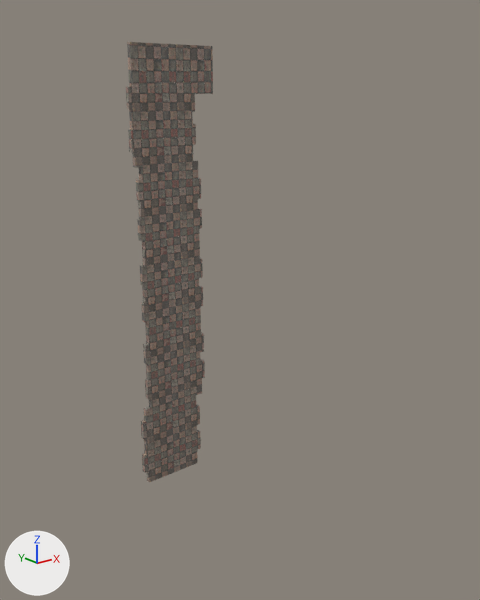
An edit to the Blender file assets/blender/seg1.blend, drawn before and after from the same camera.
The view is the same before and after, from a 50 mm lens placed at (-429.0, -676.0, -34.0), pointed at (18.0, -116.0, -258.0). Arrows for +X, +Y and +Z are at lower left; the lights stay in place.
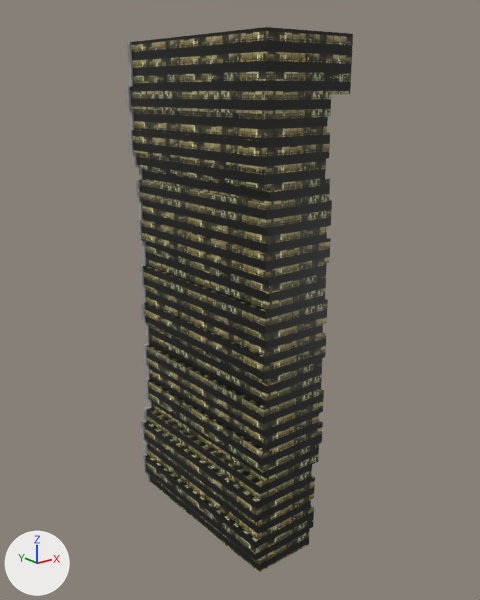
What the commit changed:
Picture 'seg1_rooftop.png' (img_seg1_rooftop_png) is new.
Picture 'windows_wall_lowres.jpg' (img_windows_wall_lowres_jpg) is new.
Material 'Material' (mat_material) changes its picture from img_the_actual_wall to img_seg1_rooftop_png.
Material 'Material.001' (mat_material_001) is new.
Its texture is img_windows_wall_lowres_jpg.
Its roughness is 0.4.
Mesh me_cube_001 is new.
It has 1805 vertices, 1677 faces and spans x -46.0..66.0, y -224.0..1.0, z -528.0..17.0.
It uses material mat_material_001 (picture img_windows_wall_lowres_jpg).
Object 'Cube.001' (ob_cube_001) is new; it shows me_cube_001.
Its location is (0.0, 0.0, 0.0).

Where the change shows, as pixel boxes (x1, y1, x2, y2) in the pictures (480 x 600 px):
'Cube.001', added
    after: (130, 27, 353, 572)
'Cube', surface changed
    both: (126, 42, 213, 482)
